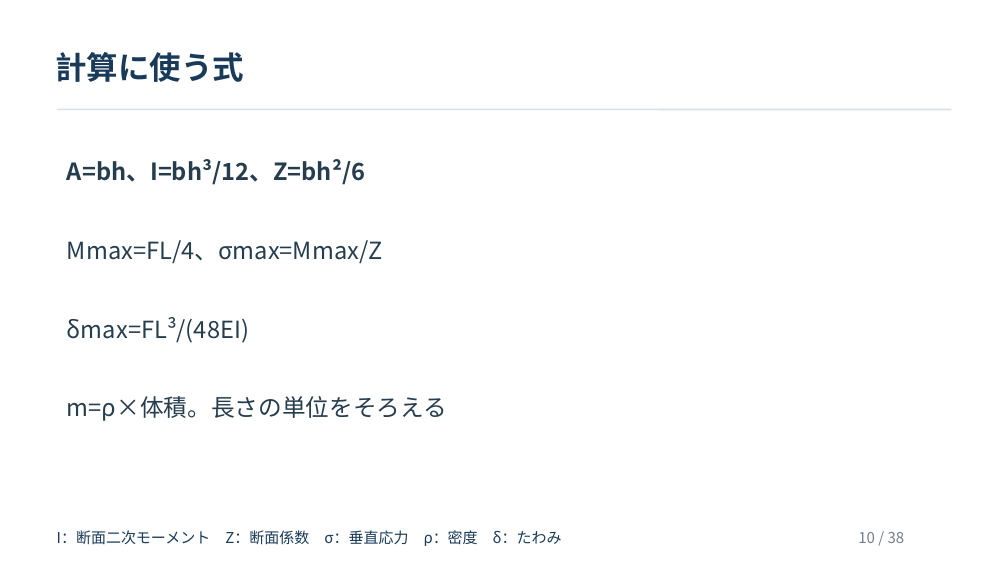
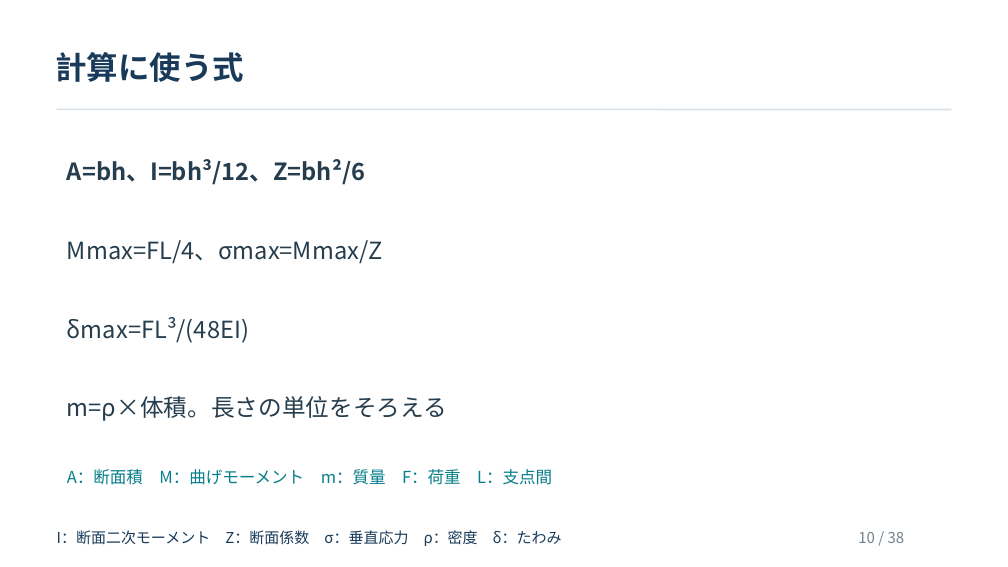
Before and after one commit to zooc-14calbp/industrial-materials-course, a slide deck: slide 10 of 学生用/第11回/11_授業スライド.pptx. Drawn at 1008x567 pixels with LibreOffice and Linux fonts; fonts in the diff are those of the drawing. Boxes give left, top, right and bottom in pixels: in the first picture for what was removed or moved away, otherwise in the second. Text is boxed around its words. In the diff, an @@ line names an element or a change of style, - is before the commit and + after.

```diff
--- a/学生用/第11回/11_授業スライド.pptx
+++ b/学生用/第11回/11_授業スライド.pptx
@@ text added at [67, 469, 552, 485], 15.8 pt, text #087E8B @@
+A：断面積 M：曲げモーメント m：質量 F：荷重 L：支点間
```
Also in this commit, not shown: 5 other slides changed, 10 other files.
